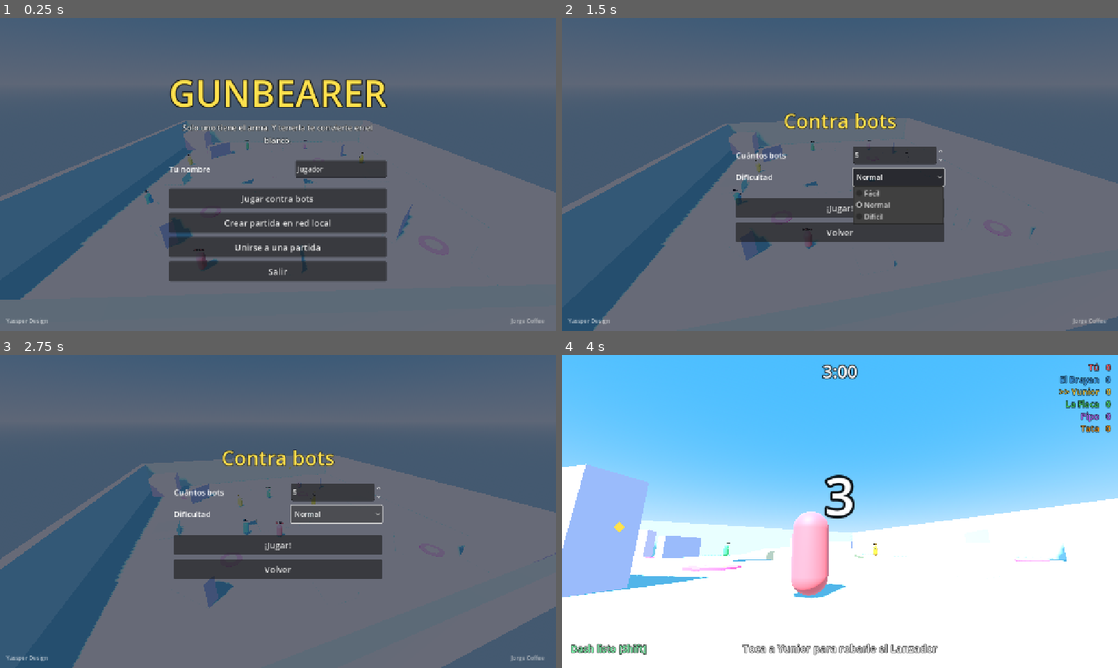
Above: before the commit, frames 1-4 (two rows, left to right).
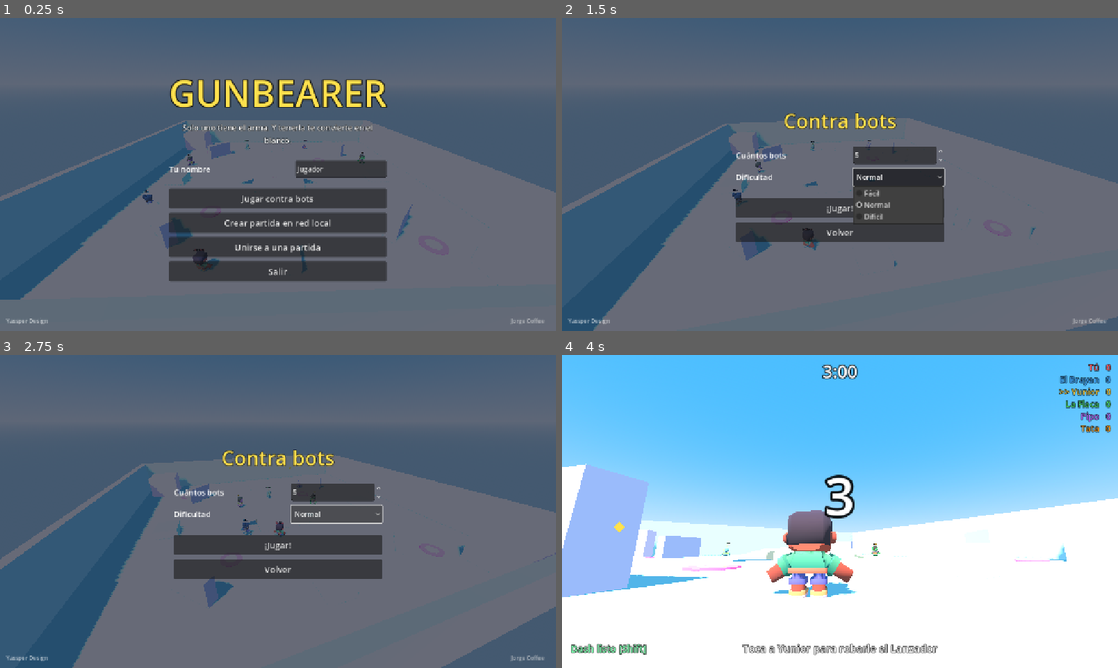
Above: after the commit, the same moments.

Repository: Yassp8312/Gunbearer
Game: Godot game, scene res://scenes/menu.tscn
Two runs of this game, one before a commit and one after it. Both use one fixed random seed, a clock stepped at 60 frames per second and the inputs below.
Inputs (mouse positions are in pixels of both pictures, inside the frame that each line leads up to):
- Up to frame 1 (0.25 s): no input
- Up to frame 2 (1.5 s): click "Jugar contra bots" at 0.5 s; click "Normal" at 1.25 s
- Up to frame 3 (2.75 s): click "Normal" at 2 s
- Up to frame 4 (4 s): click "¡Jugar!" at 2.75 s; tap Enter at 3.5 s; move the mouse to (867, 511) at 3.52 s; hold W from 3.53 s (still down); tap Q at 3.6 s; click (867, 511) at 3.67 s; tap Space at 3.77 s

The runs differ from the first frame. In frame 1, 0.2% of the frame differs, in the area x 25-66%, y 39-82%; in frame 2, 0.1%; in frame 3, 0.1%; in frame 4, 2.7%, in the area x 28-58%, y 49-78%.

Commit message:
Personajes animados de Kenney (CC0) en lugar de cápsulas
character.gd lleva modelo, animaciones, tinte y Lanzador. player.gd conserva la cápsula si faltan los modelos.

Co-Authored-By: Claude Fable 5.2 <noreply@anthropic.com>

Diff:
--- a/autoload/net.gd
+++ b/autoload/net.gd
@@ -61,6 +61,16 @@
 
 	if test.has("leave-after"):
 		get_tree().create_timer(float(test["leave-after"])).timeout.connect(_leave_now)
+
+
+	# --shot=RUTA guarda capturas de pantalla (RUTA_1.png, _2, _3) a los 7, 10 y 13 s.
+	if test.has("shot"):
+		for i in 3:
+			get_tree().create_timer(7.0 + 3.0 * i).timeout.connect(_shot.bind(i + 1))
+
+
+func _shot(n: int) -> void:
+	get_viewport().get_texture().get_image().save_png("%s_%d.png" % [str(test["shot"]), n])
 
 
 func _leave_now() -> void:
--- a/project.godot
+++ b/project.godot
@@ -1,6 +1,10 @@
 ; Engine configuration file.
 ; It's best edited using the editor UI and not directly,
 ; since the parameters that go here are not all obvious.
+;
+; Format:
+;   [section] ; section goes between []
+;   param=value ; assign values to parameters
 
 config_version=5
 
--- /dev/null
+++ b/scripts/character.gd
@@ -0,0 +1,188 @@
+extends Node3D
+# Cuerpo visible de un jugador: un modelo con esqueleto y sus animaciones.
+# player.gd dice en qué estado está el jugador; aquí solo se elige qué animación suena.
+# No sabe nada de reglas ni de red.
+
+const DEFAULT_PACK: String = "kenney"
+
+# Cada pack dice dónde están sus modelos y cómo se llaman sus animaciones.
+# Los estados que entiende play(): idle, armed_idle, run, jump, fall, dash, stun, dead.
+const PACKS: Dictionary = {
+	"kenney": {
+		"path": "res://assets/kenney_mini/%s.glb",
+		"models": [
+			"character-male-a", "character-female-a", "character-alien", "character-robot",
+			"character-knight", "character-zombie", "character-worker", "character-raider",
+			"character-male-b", "character-female-b", "character-soldier", "character-male-c",
+			"character-female-c", "character-male-d", "character-female-d", "character-male-e",
+			"character-female-e", "character-male-f", "character-female-f", "character-male-g",
+		],
+		"height": 1.75,
+		"tint": 0.5,
+		"anims": {
+			"idle": "idle", "armed_idle": "holding-right", "run": "sprint", "jump": "jump",
+			"fall": "fall", "dash": "sprint", "stun": "emote-no", "dead": "fall",
+		},
+		"loops": ["idle", "armed_idle", "run", "jump", "fall", "dash", "stun", "dead"],
+		# Con el Lanzador, estos huesos copian la pose de esta animación mientras el resto sigue corriendo o saltando.
+		"hold_anim": "holding-right",
+		"hold_bones": ["arm-right"],
+		"weapon": "res://assets/kenney_mini/weapon-shooter.glb",
+		"weapon_length": 0.9,
+	},
+}
+
+var armed: bool = false     # lleva el Lanzador: el brazo apunta
+
+var _pack: Dictionary = {}
+var _anim: AnimationPlayer = null
+var _skel: Skeleton3D = null
+var _hold_pose: Dictionary = {}   # índice de hueso -> rotación
+var _mats: Array = []       # [{"mat": StandardMaterial3D, "base": Color, "tex": bool}]
+var _state: String = ""
+
+
+# Carga el modelo. Devuelve false si el pack o el archivo no existen (y entonces se usa la cápsula).
+func setup(pack_name: String, index: int, color: Color) -> bool:
+	if not PACKS.has(pack_name):
+		return false
+	_pack = PACKS[pack_name]
+	var models: Array = _pack["models"]
+	var path: String = str(_pack["path"]) % str(models[index % models.size()])
+	if not ResourceLoader.exists(path):
+		return false
+	var scene = load(path)
+	if scene == null:
+		return false
+	var model: Node3D = scene.instantiate()
+	add_child(model)
+
+	# Los modelos glTF miran hacia +Z y el juego hacia -Z.
+	model.rotation.y = PI
+	# Escalar a la altura del jugador y apoyar los pies en el suelo.
+	var box: AABB = _bounds(model)
+	if box.size.y > 0.001:
+		var s: float = float(_pack["height"]) / box.size.y
+		model.scale = Vector3(s, s, s)
+		model.position.y = -box.position.y * s
+
+	for mi in model.find_children("*", "MeshInstance3D", true, false):
+		for i in mi.mesh.get_surface_count():
+			var src = mi.get_active_material(i)
+			if not (src is StandardMaterial3D):
+				continue
+			var mat: StandardMaterial3D = src.duplicate()
+			mat.emission = Color.WHITE
+			mi.set_surface_override_material(i, mat)
+			_mats.append({"mat": mat, "base": mat.albedo_color, "tex": mat.albedo_texture != null})
+
+	var players: Array = model.find_children("*", "AnimationPlayer", true, false)
+	if players.size() > 0:
+		_anim = players[0]
+		var anims: Dictionary = _pack["anims"]
+		for st in _pack["loops"]:
+			var a: Animation = _anim.get_animation(str(anims[st])) if _anim.has_animation(str(anims[st])) else null
+			if a != null:
+				a.loop_mode = Animation.LOOP_LINEAR
+		_read_hold_pose(model)
+	set_tint(color)
+	play("idle")
+	return true
+
+
+# Guarda la pose del brazo armado y la impone después de cada paso de animación.
+func _read_hold_pose(model: Node3D) -> void:
+	var skels: Array = model.find_children("*", "Skeleton3D", true, false)
+	var hold: String = str(_pack.get("hold_anim", ""))
+	if skels.is_empty() or hold == "" or not _anim.has_animation(hold):
+		return
+	_skel = skels[0]
+	var a: Animation = _anim.get_animation(hold)
+	var bones: Array = _pack["hold_bones"]
+	for t in a.get_track_count():
+		if a.track_get_type(t) != Animation.TYPE_ROTATION_3D or a.track_get_key_count(t) == 0:
+			continue
+		var path: NodePath = a.track_get_path(t)
+		if path.get_subname_count() == 0:
+			continue
+		var bone: String = path.get_subname(0)
+		if bones.has(bone) and _skel.find_bone(bone) >= 0:
+			_hold_pose[_skel.find_bone(bone)] = a.track_get_key_value(t, 0)
+	if not _hold_pose.is_empty():
+		_anim.mixer_applied.connect(_apply_hold)
+
+
+func _apply_hold() -> void:
+	if not armed or _state == "dead" or _state == "stun":
+		return
+	for b in _hold_pose:
+		_skel.set_bone_pose_rotation(b, _hold_pose[b])
+
+
+# Modelo del Lanzador de este pack, ya a escala y mirando al frente. null si no hay.
+func make_weapon() -> Node3D:
+	var path: String = str(_pack.get("weapon", ""))
+	if path == "" or not ResourceLoader.exists(path):
+		return null
+	var w: Node3D = load(path).instantiate()
+	var box: AABB = _bounds(w)
+	var longest: float = maxf(box.size.x, maxf(box.size.y, box.size.z))
+	if longest > 0.001:
+		var s: float = float(_pack["weapon_length"]) / longest
+		w.scale = Vector3(s, s, s)
+	w.rotation.y = PI
+	return w
+
+
+# Caja que envuelve todas las mallas, en el espacio del modelo.
+func _bounds(model: Node3D) -> AABB:
+	var out: AABB = AABB()
+	var first: bool = true
+	for mi in model.find_children("*", "MeshInstance3D", true, false):
+		var xf: Transform3D = Transform3D.IDENTITY
+		var n: Node = mi
+		while n != null and n != model and n is Node3D:
+			xf = (n as Node3D).transform * xf
+			n = n.get_parent()
+		var b: AABB = xf * mi.get_aabb()
+		out = b if first else out.merge(b)
+		first = false
+	return out
+
+
+# Color del jugador. Los modelos con textura se tiñen sin perder el dibujo.
+func set_tint(color: Color) -> void:
+	var t: float = float(_pack.get("tint", 1.0))
+	var n: int = 0
+	for m in _mats:
+		if m["tex"]:
+			m["mat"].albedo_color = Color.WHITE.lerp(color, t)
+		else:
+			m["mat"].albedo_color = color if n == 0 else color.darkened(0.45)
+		n += 1
+
+
+# Pintado entero de un color (al ser eliminado).
+func paint(color: Color) -> void:
+	for m in _mats:
+		m["mat"].albedo_color = color
+
+
+# Brillo de protección (inmunidad al robo, escudo al reaparecer).
+func glow(on: bool, energy: float) -> void:
+	for m in _mats:
+		m["mat"].emission_enabled = on
+		m["mat"].emission_energy_multiplier = energy
+
+
+func play(state: String, speed: float = 1.0) -> void:
+	if _anim == null:
+		return
+	_anim.speed_scale = speed
+	if state == _state:
+		return
+	_state = state
+	var anims: Dictionary = _pack["anims"]
+	var anim_name: String = str(anims.get(state, anims["idle"]))
+	if _anim.has_animation(anim_name):
+		_anim.play(anim_name, 0.12)
--- a/scripts/main.gd
+++ b/scripts/main.gd
@@ -115,7 +115,8 @@
 	match_state.feed.connect(hud.add_feed)
 	if human != null:
 		_pivot = human.position + Vector3(0, 1.55, 0)
-	Input.mouse_mode = Input.MOUSE_MODE_CAPTURED
+	if not Net.test.has("autopilot"):
+		Input.mouse_mode = Input.MOUSE_MODE_CAPTURED
 	Net.game_ready(self)
 	Net.tlog("partida cargada, %d jugadores, mi slot %d" % [players.size(), human.slot if human != null else -1])
 
@@ -338,6 +339,12 @@
 		return
 	if human == null:
 		return
+	# Prueba: --showcam mira al portador de frente, para revisar el arte en capturas.
+	if Net.test.has("showcam") and match_state.bearer != null:
+		var bp = match_state.bearer
+		var eye: Vector3 = bp.global_position + bp.forward() * 3.2 + bp.right() * 1.6 + Vector3(0, 1.7, 0)
+		cam.look_at_from_position(eye, bp.global_position + Vector3(0, 1.0, 0), Vector3.UP)
+		return
 	var aiming: bool = Input.is_mouse_button_pressed(MOUSE_BUTTON_RIGHT) and human.is_bearer and human.alive and not menu_open
 	var k: float = 1.0 - exp(-12.0 * delta)
 	_cam_dist = lerpf(_cam_dist, 2.6 if aiming else 4.4, k)
--- a/scripts/player.gd
+++ b/scripts/player.gd
@@ -2,6 +2,8 @@
 # Un jugador. El mismo script sirve para todos: lo que cambia es quién lo controla.
 # is_local = lo mueve esta PC (tu teclado, o un bot si esta PC manda).
 # Si no es local, solo se dibuja donde dice la red.
+
+const CharacterScript = preload("res://scripts/character.gd")
 
 var game = null
 var match_state = null
@@ -46,6 +48,7 @@
 var _respawn_sent: bool = false
 
 var _visual: Node3D = null
+var _char = null
 var _body_mat: StandardMaterial3D = null
 var _launcher: Node3D = null
 var _marker: MeshInstance3D = null
@@ -72,6 +75,19 @@
 	_visual.position = Vector3(0, 0.9, 0)
 	add_child(_visual)
 
+	# Cuerpo: un modelo animado. Si no está el archivo, queda la cápsula de siempre.
+	_char = CharacterScript.new()
+	if _char.setup(CharacterScript.DEFAULT_PACK, slot, color):
+		_char.position = Vector3(0, -0.9, 0)
+		_visual.add_child(_char)
+	else:
+		_char.free()
+		_char = null
+		_build_capsule()
+	_build_rest()
+
+
+func _build_capsule() -> void:
 	var body := MeshInstance3D.new()
 	var cm := CapsuleMesh.new()
 	cm.radius = 0.4
@@ -106,28 +122,33 @@
 		pupil.position = Vector3(0.15 * sx, 0.45, -0.43)
 		_visual.add_child(pupil)
 
-	# Lanzador
+
+func _build_rest() -> void:
 	_launcher = Node3D.new()
 	_launcher.position = Vector3(0.5, 0.15, -0.3)
 	_visual.add_child(_launcher)
-	var gun := MeshInstance3D.new()
-	var gm := BoxMesh.new()
-	gm.size = Vector3(0.24, 0.26, 0.8)
-	var gmat := StandardMaterial3D.new()
-	gmat.albedo_color = Color("2b2d42")
-	gm.material = gmat
-	gun.mesh = gm
-	_launcher.add_child(gun)
-	var tank := MeshInstance3D.new()
-	var tm := SphereMesh.new()
-	tm.radius = 0.2
-	tm.height = 0.4
-	var tmat := StandardMaterial3D.new()
-	tmat.albedo_color = color
-	tm.material = tmat
-	tank.mesh = tm
-	tank.position = Vector3(0, 0.26, 0.1)
-	_launcher.add_child(tank)
+	var weapon: Node3D = _char.make_weapon() if _char != null else null
+	if weapon != null:
+		_launcher.add_child(weapon)
+	else:
+		var gun := MeshInstance3D.new()
+		var gm := BoxMesh.new()
+		gm.size = Vector3(0.24, 0.26, 0.8)
+		var gmat := StandardMaterial3D.new()
+		gmat.albedo_color = Color("2b2d42")
+		gm.material = gmat
+		gun.mesh = gm
+		_launcher.add_child(gun)
+		var tank := MeshInstance3D.new()
+		var tm := SphereMesh.new()
+		tm.radius = 0.2
+		tm.height = 0.4
+		var tmat := StandardMaterial3D.new()
+		tmat.albedo_color = color
+		tm.material = tmat
+		tank.mesh = tm
+		tank.position = Vector3(0, 0.26, 0.1)
+		_launcher.add_child(tank)
 	_launcher.visible = false
 
 	# Marca y luz sobre el portador
@@ -202,6 +223,8 @@
 
 func set_bearer(b: bool) -> void:
 	is_bearer = b
+	if _char != null:
+		_char.armed = b
 	if _launcher != null:
 		_launcher.visible = b
 		_marker.visible = b
@@ -363,8 +386,13 @@
 		flat = Vector3.FORWARD
 	velocity = flat.normalized() * Tuning.knock_speed + Vector3.UP * Tuning.knock_up
 	_spin = Vector3(randf_range(-9.0, 9.0), randf_range(-6.0, 6.0), randf_range(-9.0, 9.0))
-	_body_mat.albedo_color = paint
-	_body_mat.emission_enabled = false
+	if _char != null:
+		_char.paint(paint)
+		_char.glow(false, 0.0)
+		_char.play("dead")
+	else:
+		_body_mat.albedo_color = paint
+		_body_mat.emission_enabled = false
 	_visual.scale = Vector3.ONE
 	_visual.position.y = 0.9
 
@@ -389,7 +417,10 @@
 	net_vel = Vector3.ZERO
 	velocity = Vector3.ZERO
 	_visual.rotation = Vector3.ZERO
-	_body_mat.albedo_color = color
+	if _char != null:
+		_char.set_tint(color)
+	else:
+		_body_mat.albedo_color = color
 	shield_timer = Tuning.respawn_shield
 	stun_timer = 0.0
 
@@ -411,13 +442,28 @@
 	else:
 		_visual.scale = _visual.scale.lerp(Vector3.ONE, minf(1.0, 14.0 * delta))
 		var bob: float = 0.0
-		if hs > 1.0 and absf(velocity.y) < 0.6:
+		if _char == null and hs > 1.0 and absf(velocity.y) < 0.6:
 			_bob += delta * hs * 1.7
 			bob = absf(sin(_bob)) * 0.08
 		_visual.position.y = 0.9 + bob
 	var protected: bool = immune_timer > 0.0 or shield_timer > 0.0
-	_body_mat.emission_enabled = protected
-	_body_mat.emission_energy_multiplier = 0.5 + 0.4 * sin(Time.get_ticks_msec() * 0.02)
+	var pulse: float = 0.5 + 0.4 * sin(Time.get_ticks_msec() * 0.02)
+	if _char != null:
+		_char.glow(protected, pulse)
+		var air: bool = (not is_on_floor()) if is_local else absf(velocity.y) > 1.0
+		if stun_timer > 0.0:
+			_char.play("stun")
+		elif dashing:
+			_char.play("dash", 1.6)
+		elif air:
+			_char.play("jump" if velocity.y > 0.0 else "fall")
+		elif hs > 1.0:
+			_char.play("run", clampf(hs / Tuning.run_speed, 0.6, 1.4))
+		else:
+			_char.play("armed_idle" if is_bearer else "idle")
+	else:
+		_body_mat.emission_enabled = protected
+		_body_mat.emission_energy_multiplier = pulse
 	if _marker.visible:
 		_marker.rotation.y += delta * 3.0
 		_marker.position.y = 2.75 + sin(Time.get_ticks_msec() * 0.006) * 0.12
Not shown, added: assets/kenney_mini/License.txt
Binary file added: assets/kenney_mini/Textures/colormap.png
Not shown, added: assets/kenney_mini/Textures/colormap.png.import
Binary file added: assets/kenney_mini/aid-cane-blind.glb
Not shown, added: assets/kenney_mini/aid-cane-blind.glb.import
Binary file added: assets/kenney_mini/aid-cane-low-vision.glb
Not shown, added: assets/kenney_mini/aid-cane-low-vision.glb.import
Binary file added: assets/kenney_mini/aid-cane.glb
Not shown, added: assets/kenney_mini/aid-cane.glb.import
Binary file added: assets/kenney_mini/aid-crutch.glb
Not shown, added: assets/kenney_mini/aid-crutch.glb.import
Binary file added: assets/kenney_mini/aid-defibrillator-green.glb
(and 79 more such lines)
